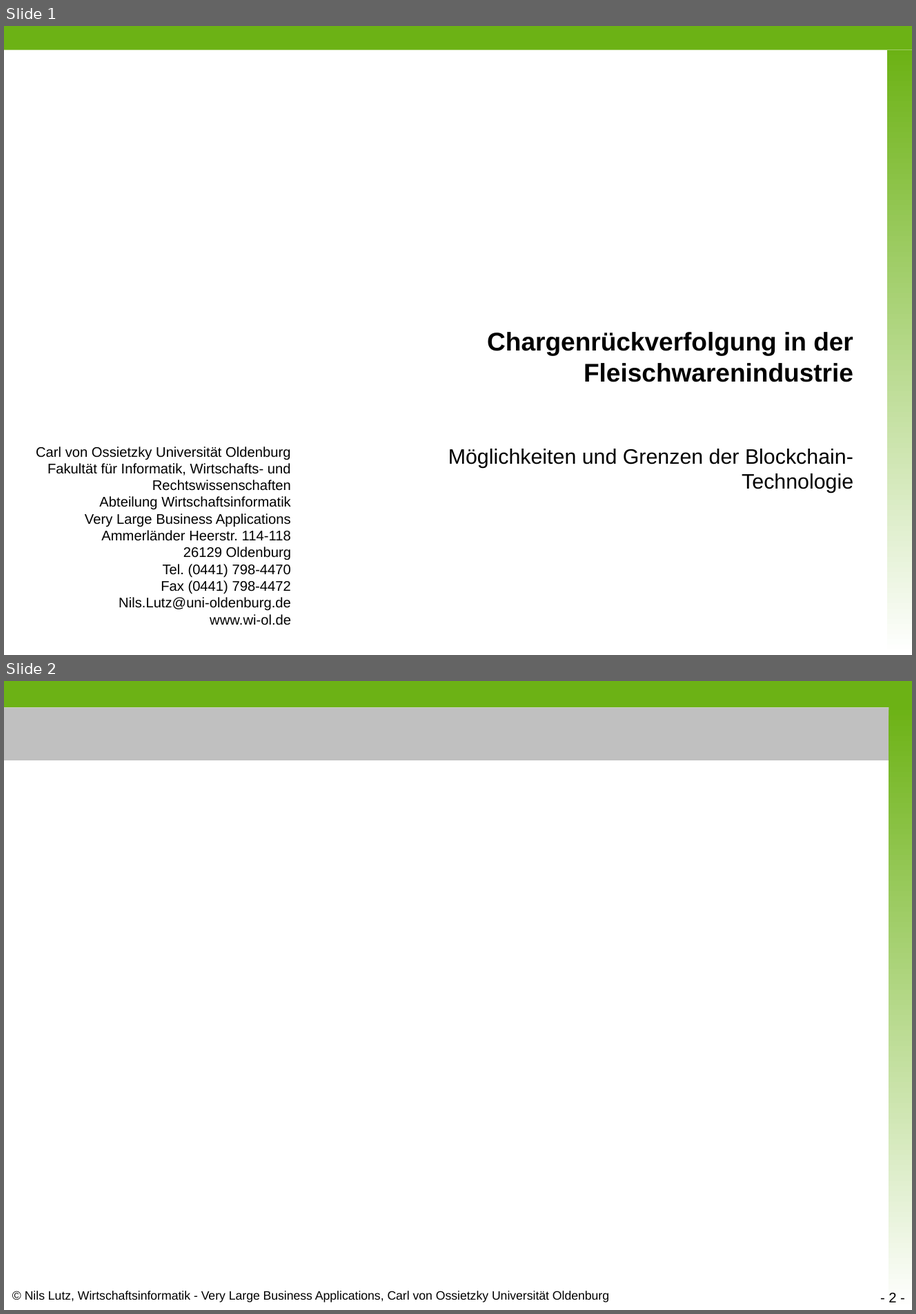
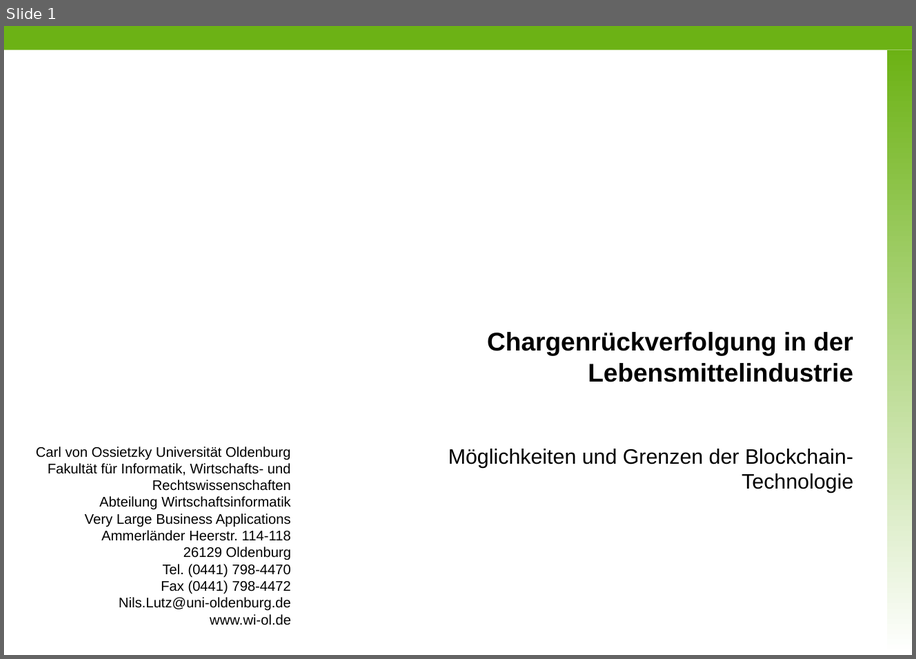
Before and after one commit to nimble-123/masterthesis, a slide deck: presentations/Proposal.pptx. Shown one above the other, each under a label of ours: slides 1 and 2 before the commit, slide 1 after it. The pictures are 916x1314 and 916x659 pixels, drawn with LibreOffice and Linux fonts; fonts in the diff are those of the drawing; background and template pictures are left out. Boxes give left, top, right and bottom in pixels: in the first picture for what was removed or moved away, otherwise in the second. Text is boxed around its words. In the diff, an @@ line names an element or a change of style, - is before the commit and + after.

```diff
--- a/presentations/Proposal.pptx
+++ b/presentations/Proposal.pptx
@@ slide 2 removed at [4,681,912,1310], background #FFFFFF @@
@@ rectangle removed at [4,681,912,707] @@
@@ rectangle removed at [4,707,892,760] @@
@@ rectangle removed at [889,704,912,1310] @@
@@ text removed at [25,1290,609,1302] @@
-© Nils Lutz, Wirtschaftsinformatik - Very Large Business Applications, Carl von Ossietzky Universität Oldenburg
@@ page number removed at [889,1292,896,1302] @@
-- 2 -
@@ slide 1 changed as well @@
@@ title at [487,332,853,382]: text changed @@
-Chargenrückverfolgung in der Fleischwarenindustrie
+Chargenrückverfolgung in der Lebensmittelindustrie
```
Also in this commit, not shown: 6 slides added.
